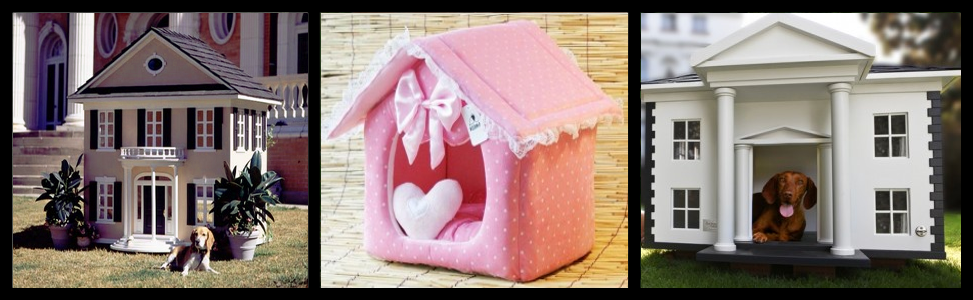
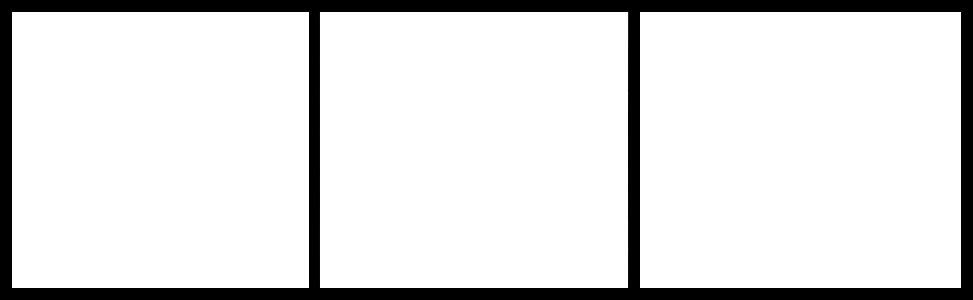
The second (973, 300) image is a revision of the first. Changes to its layers:
painted on "Livello fluttuante-copia" over (321, 13, 628, 288)
painted on "Livello fluttuante-copia#1" over (641, 13, 961, 288)
painted on "Livello fluttuante" over (13, 13, 308, 288)
painted on "Sfondo" over (12, 12, 961, 288)
